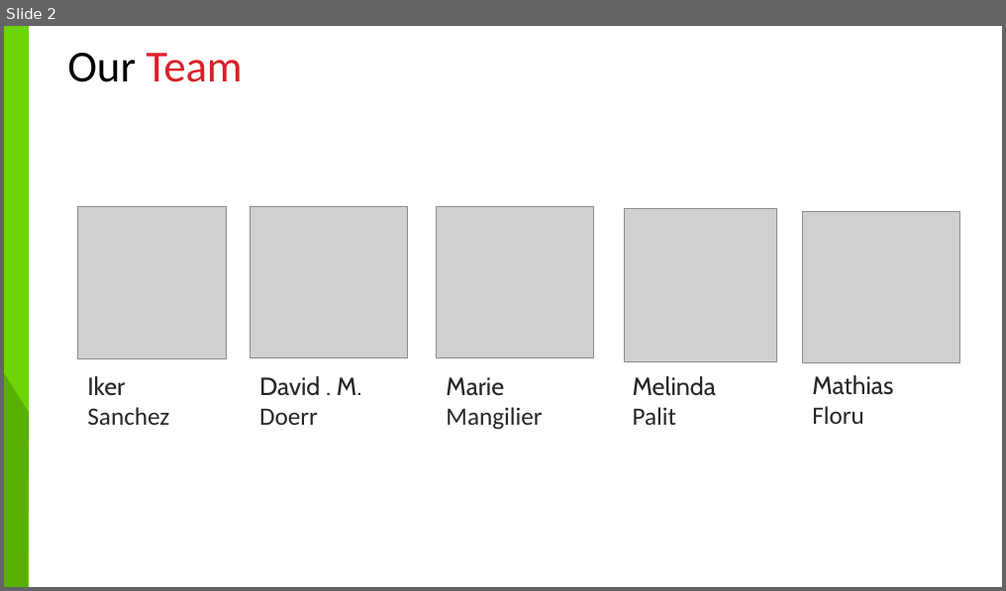
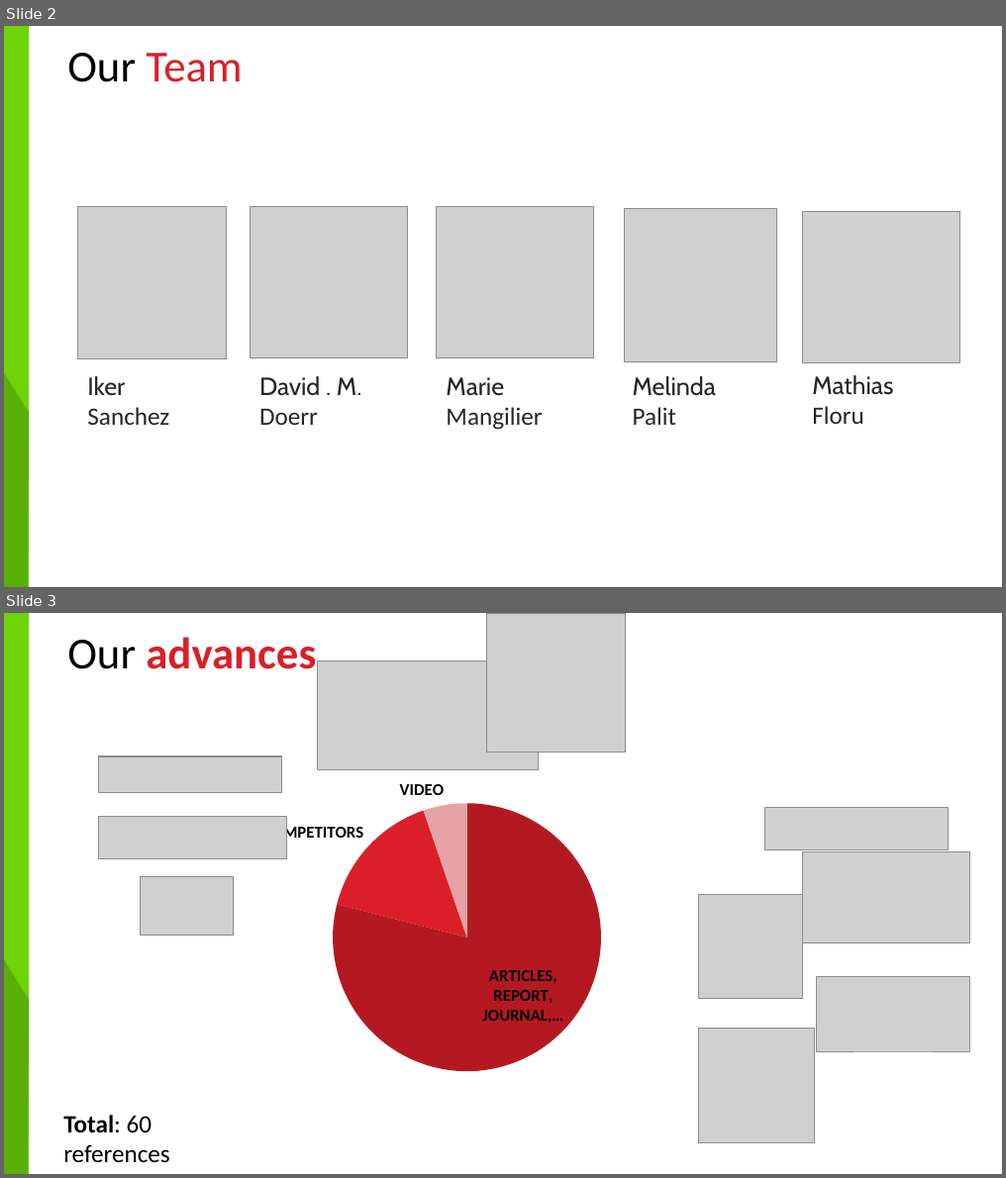
Before and after one commit to MFloru/Bacchus-R1, a slide deck: 2ndpresentation.pptx. Shown one above the other, each under a label of ours: slide 2 before the commit, slides 2 and 3 after it. The pictures are 1006x591 and 1006x1178 pixels, drawn with LibreOffice and Linux fonts; fonts in the diff are those of the drawing; grey boxes stand for pictures. Boxes give left, top, right and bottom in pixels: in the first picture for what was removed or moved away, otherwise in the second. Text is boxed around its words. In the diff, an @@ line names an element or a change of style, - is before the commit and + after.

Commit message:
slide 3 inserted

```diff
--- a/2ndpresentation.pptx
+++ b/2ndpresentation.pptx
@@ slide 3 added at bbox=[4, 613, 1002, 1174], background #FFFFFF @@
@@ rectangle added at bbox=[4, 613, 29, 1173], fill #6DD406 @@
@@ text added at bbox=[67, 637, 316, 669], 32 pt, text #DA1F28, bold @@
+Our advances
@@ picture added at bbox=[486, 613, 626, 753] @@
@@ picture added at bbox=[318, 661, 538, 769] @@
@@ picture added at bbox=[99, 757, 281, 793] @@
@@ pie chart added at bbox=[188, 774, 752, 1102] @@
+categories: ARTICLES, REPORT, JOURNAL,…, COMPETITORS, VIDEO
+Series 1: 79, 16, 5
@@ picture added at bbox=[99, 817, 287, 860] @@
@@ picture added at bbox=[764, 808, 947, 851] @@
@@ picture added at bbox=[140, 877, 234, 936] @@
@@ picture added at bbox=[802, 853, 969, 944] @@
@@ picture added at bbox=[699, 894, 802, 998] @@
@@ freeform shape added at bbox=[4, 960, 29, 1174], fill #5AAF05 @@
@@ picture added at bbox=[817, 977, 969, 1054] @@
@@ picture added at bbox=[699, 1028, 814, 1144] @@
@@ text added at bbox=[63, 1115, 170, 1163], 18 pt, text #000000 @@
+Total: 60 references
```
Also in this commit, not shown: 1 slide removed.
